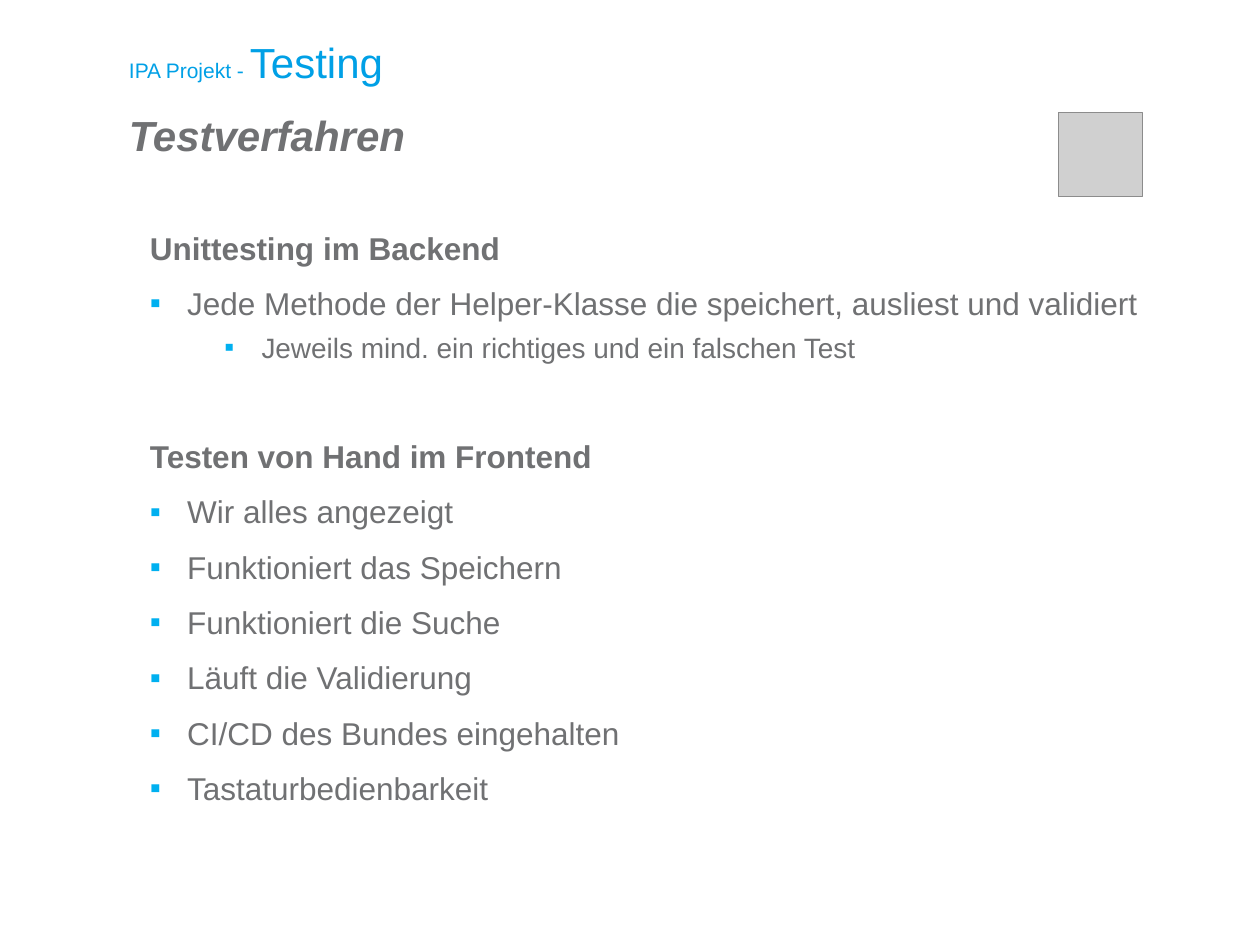
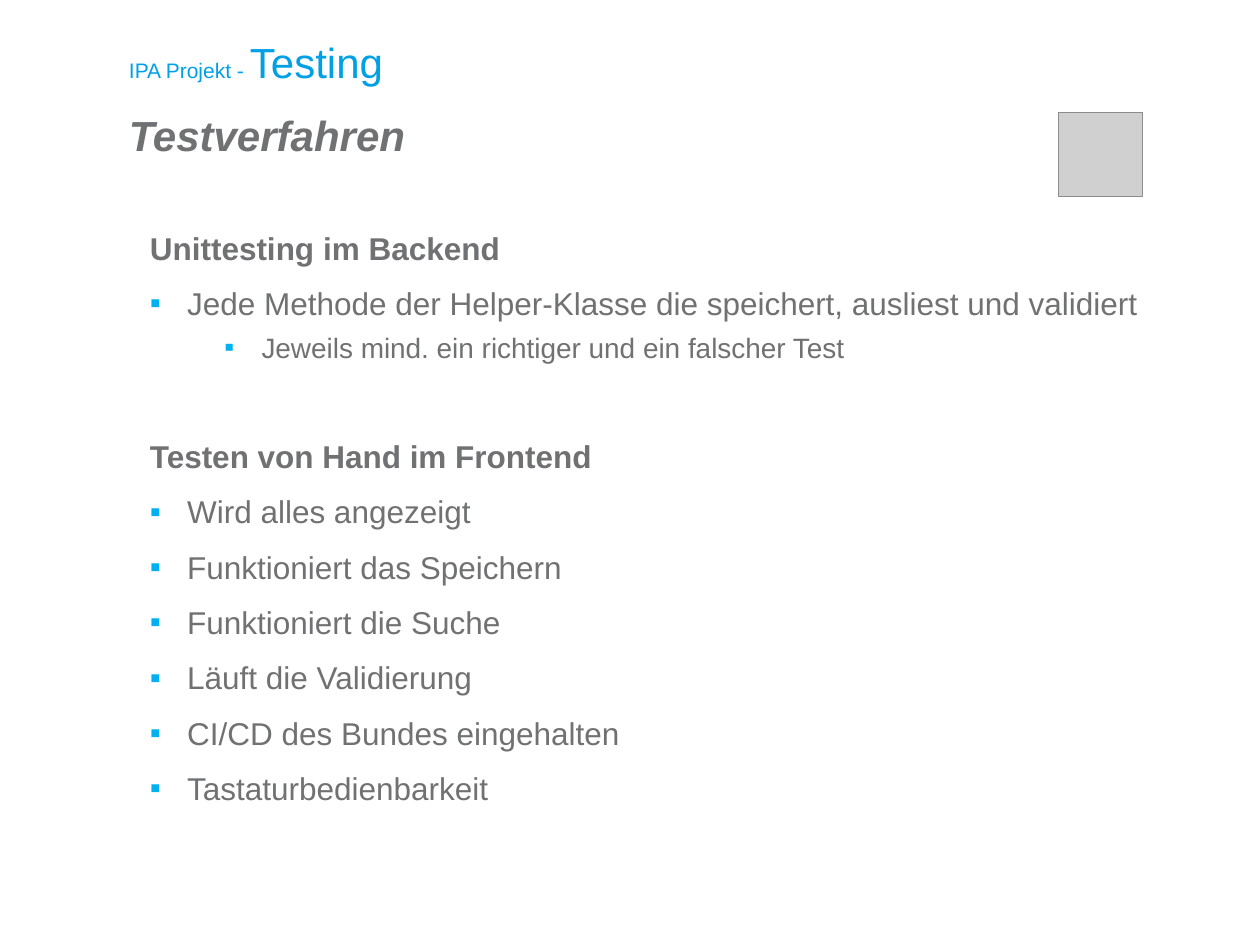
Before and after one commit to kre-cmi/IPA-KRE, a slide deck: slide 23 of doc/Zentralisierte Parameterverwaltung Präsentation.pptx (slide 24 before the commit). Drawn at 1260x945 pixels with LibreOffice and Linux fonts; fonts in the diff are those of the drawing; grey boxes stand for pictures; background and template pictures are left out. Boxes give left, top, right and bottom in pixels: in the first picture for what was removed or moved away, otherwise in the second. Text is boxed around its words. In the diff, an @@ line names an element or a change of style, - is before the commit and + after.

```diff
--- a/doc/Zentralisierte Parameterverwaltung Präsentation.pptx
+++ b/doc/Zentralisierte Parameterverwaltung Präsentation.pptx
@@ text at box(262, 337, 844, 363): text changed @@
-    ▪ Jeweils mind. ein richtiges und ein falschen Test
+    ▪ Jeweils mind. ein richtiger und ein falscher Test
@@ text at box(187, 500, 471, 529): text changed @@
-▪ Wir alles angezeigt
+▪ Wird alles angezeigt
```
Also in this commit, not shown: 9 other slides changed, 1 slide removed, 1 other file.
